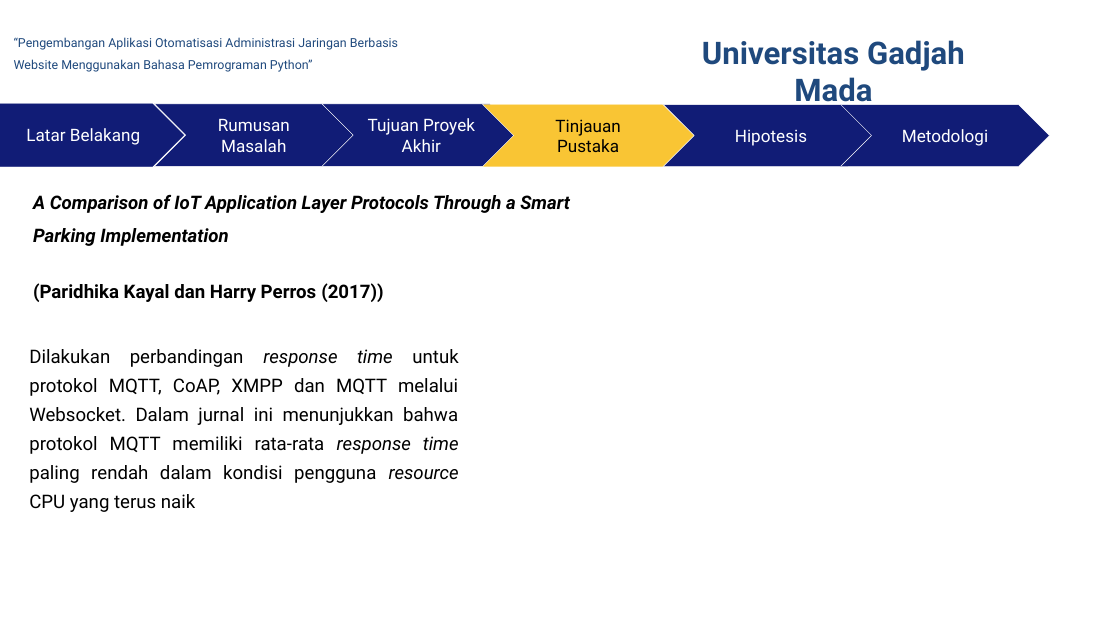
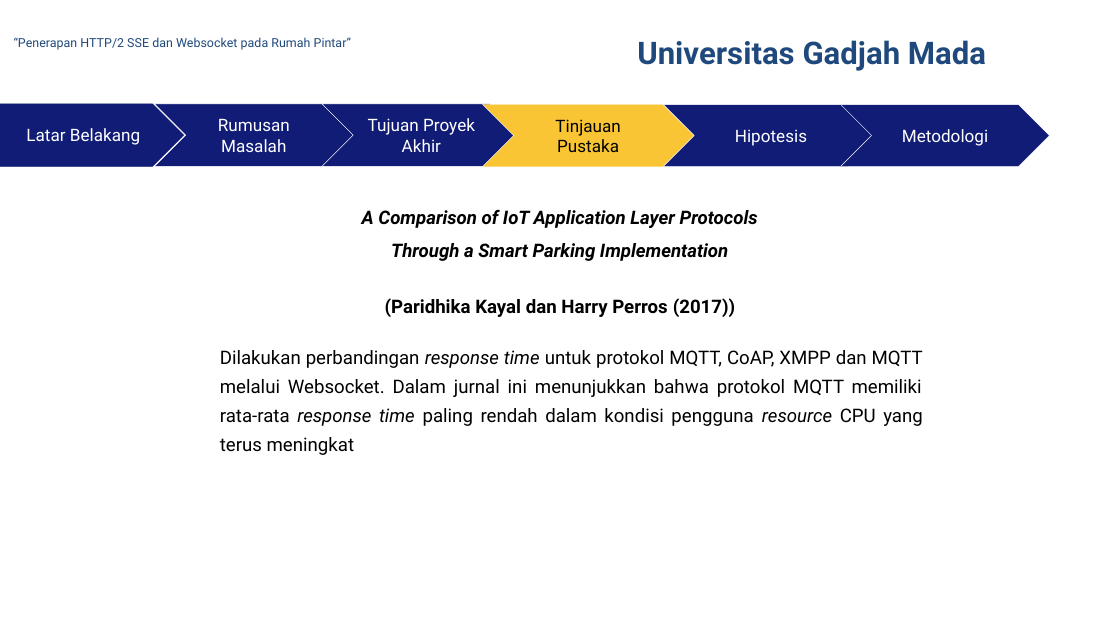
Before and after one commit to rusminto/ws_sse, a slide deck: slide 15 of berkas/ppt muham.pptx (slide 8 before the commit). Drawn at 1120x630 pixels with LibreOffice and Linux fonts; fonts in the diff are those of the drawing; background and template pictures are left out. Boxes give left, top, right and bottom in pixels: in the first picture for what was removed or moved away, otherwise in the second. Text is boxed around its words. In the diff, an @@ line names an element or a change of style, - is before the commit and + after.

```diff
--- a/berkas/ppt muham.pptx
+++ b/berkas/ppt muham.pptx
@@ text "Universitas Gadjah Mada" rewrapped from box(702, 40, 965, 109) to box(637, 40, 986, 71) @@
@@ text at box(14, 37, 351, 50): text changed @@
-“Pengembangan Aplikasi Otomatisasi Administrasi Jaringan Berbasis Website Menggunakan Bahasa Pemrograman Python”
+“Penerapan HTTP/2 SSE dan Websocket pada Rumah Pintar”
@@ text "A Comparison of IoT Application ...": place and size @@
-text "A Comparison of IoT Application ..." at box(33, 195, 570, 302)
+text "A Comparison of IoT Application ..." at box(362, 209, 758, 317)
@@ text at box(362, 209, 758, 261): text changed @@
-A Comparison of IoT Application Layer Protocols Through a Smart Parking Implementation
+A Comparison of IoT Application Layer Protocols
+Through a Smart Parking Implementation
@@ text at box(385, 298, 735, 317): alignment left to centre @@
@@ text at box(220, 350, 923, 455): text changed @@
-Dilakukan perbandingan response time untuk protokol MQTT, CoAP, XMPP dan MQTT melalui Websocket. Dalam jurnal ini menunjukkan bahwa protokol MQTT memiliki rata-rata response time paling rendah dalam kondisi pengguna resource CPU yang terus naik
+Dilakukan perbandingan response time untuk protokol MQTT, CoAP, XMPP dan MQTT melalui Websocket. Dalam jurnal ini menunjukkan bahwa protokol MQTT memiliki rata-rata response time paling rendah dalam kondisi pengguna resource CPU yang terus meningkat
```
Also in this commit, not shown: 15 other slides changed, 9 slides added, 12 other files.
